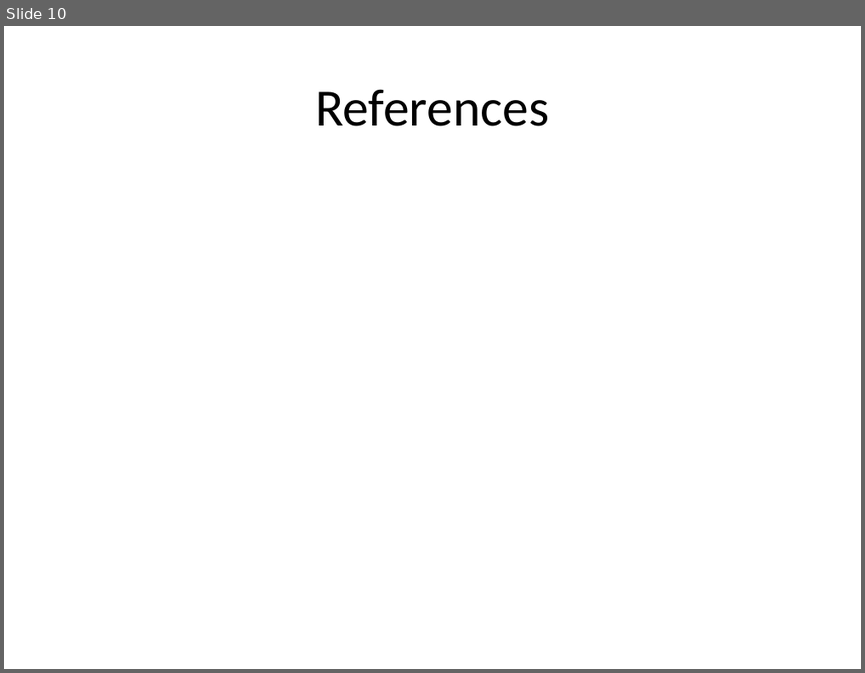
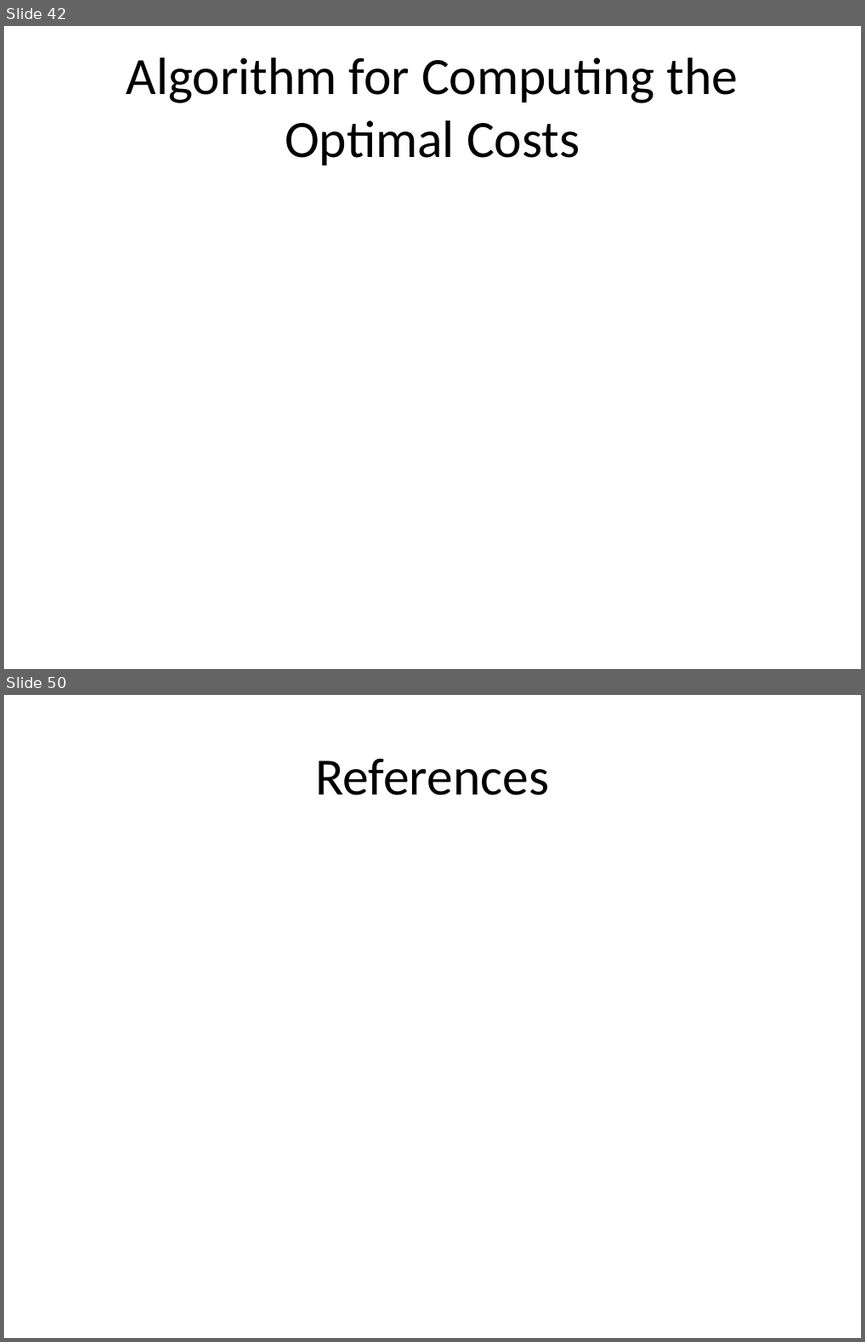
Before and after one commit to ucoruh/ce100-algorithms-and-programming-II, a slide deck: docs/week-5/ce100-week-5-dp.md_word.pptx. Shown one above the other, each under a label of ours: slide 10 before the commit, slides 42 and 50 after it; the slides between them are not shown. The pictures are 865x673 and 865x1342 pixels, drawn with LibreOffice and Linux fonts; fonts in the diff are those of the drawing. Boxes give left, top, right and bottom in pixels: in the first picture for what was removed or moved away, otherwise in the second. Text is boxed around its words. In the diff, an @@ line names an element or a change of style, - is before the commit and + after.

```diff
--- a/docs/week-5/ce100-week-5-dp.md_word.pptx
+++ b/docs/week-5/ce100-week-5-dp.md_word.pptx
@@ slide 42 added at box(4, 26, 861, 669), background #FFFFFF @@
@@ title added at box(126, 57, 738, 165), 44 pt, text #000000 @@
+Algorithm for Computing the Optimal Costs
@@ what was slide 10 is now slide 50 @@
```
Also in this commit, not shown: 39 other slides added, 22 other files.
